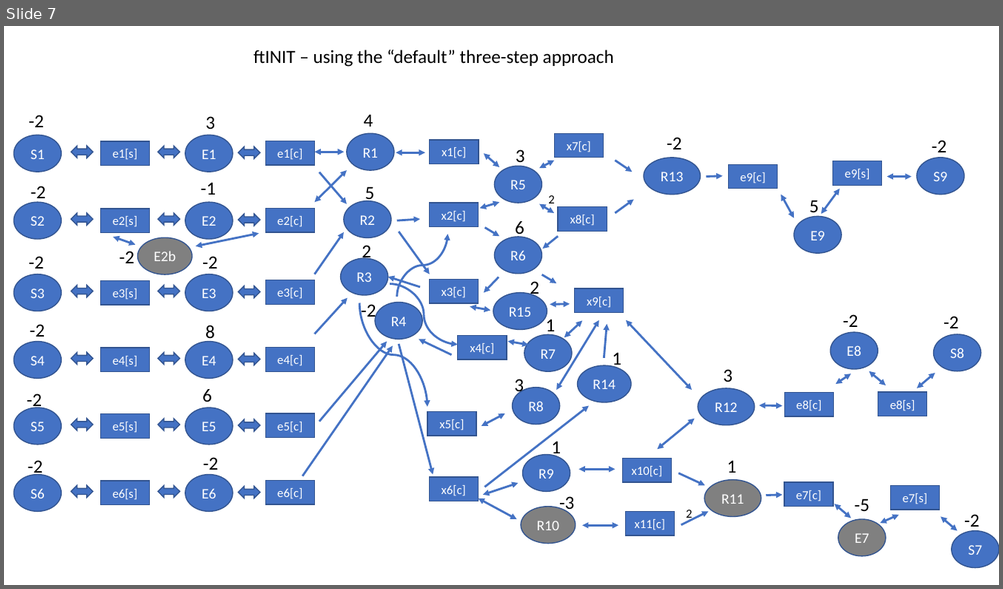
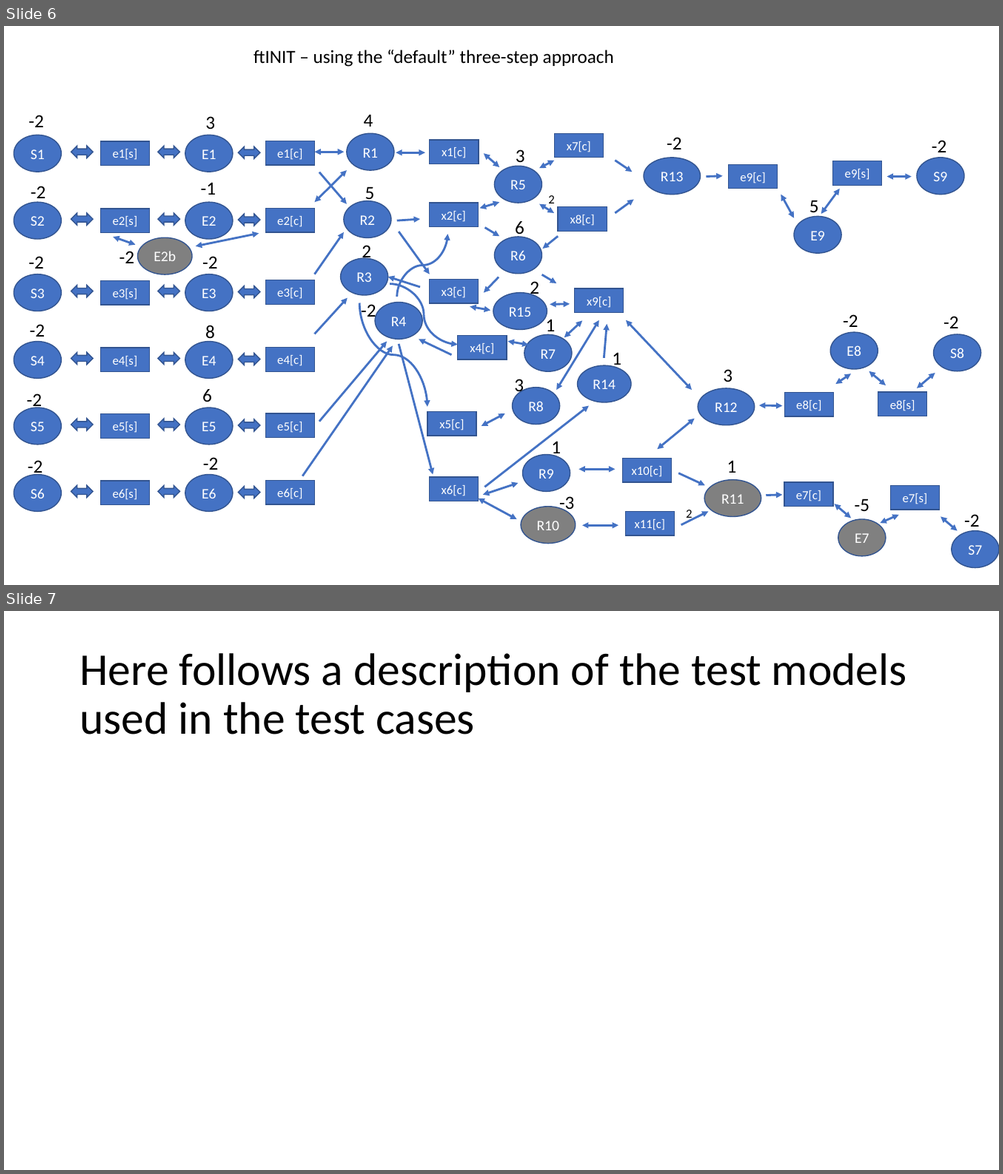
Before and after one commit to SysBioChalmers/RAVEN, a slide deck: testing/unit_tests/tINITTestInfo.pptx. Shown one above the other, each under a label of ours: slide 7 before the commit, slides 6 and 7 after it. The pictures are 1003x589 and 1003x1174 pixels, drawn with LibreOffice and Linux fonts; fonts in the diff are those of the drawing. Boxes give left, top, right and bottom in pixels: in the first picture for what was removed or moved away, otherwise in the second. Text is boxed around its words. In the diff, an @@ line names an element or a change of style, - is before the commit and + after.

Commit message:
test: Fixed a bug in the metabolomics test case (it was a bit random) and added descriptions of some of the test models

```diff
--- a/testing/unit_tests/tINITTestInfo.pptx
+++ b/testing/unit_tests/tINITTestInfo.pptx
@@ slide 7 added at [4,611,999,1170], background #FFFFFF @@
@@ title added at [79,653,907,735], 44 pt, text #000000 @@
+Here follows a description of the test models used in the test cases
@@ what was slide 7 is now slide 6 @@
```
Also in this commit, not shown: 1 slide changed, 2 other slides added, 1 slide removed, 1 other file.
